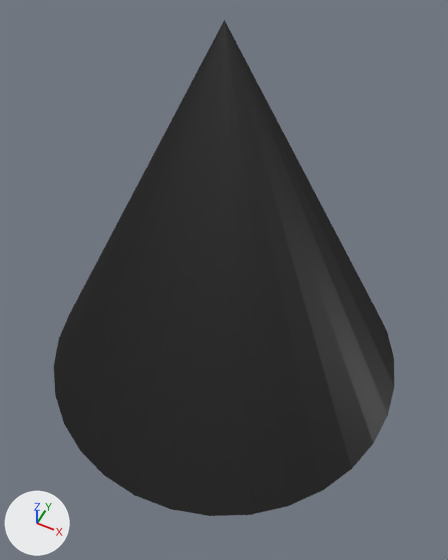
A saved change to the Blender file Assets/Models/Spike.blend.
Both versions are drawn from a camera (50 mm lens) standing at (0.97, -1.94, 2.03) and looking at (0.06, -0.12, -0.24). Lighting does not change. The marker at lower left points along +X, +Y and +Z.

Names of what the first picture shows: 'Spike'.
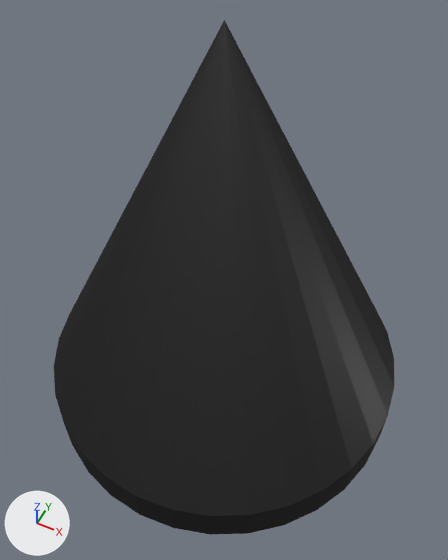
The newer file is also turned or shifted as a whole; pictures and numbers use the older file's frame.

Diff of the bpy script that builds the scene:
```diff
--- a/Assets/Models/Spike.blend.py
+++ b/Assets/Models/Spike.blend.py
@@ me_spike @@
 # used by ob_spike; location = (0.0, 0.0, 0.0)
-me_spike.from_pydata(...)  # 33 vertices, 33 faces; spans x -1.0..1.0, y -1.0..1.0, z -1.0..1.0
+me_spike.from_pydata(...)  # 65 vertices, 65 faces; spans x -1.0..1.0, y -1.0..1.0, z -1.25..1.0
+# me_spike part 1
+# 1 face is deleted
+# 32 new vertices lie (0.0, 0.0, -0.25) away from vertices in x -1.0..1.0, y -1.0..1.0, z -1.0
+# 33 new faces join them
 me_spike.materials.append(mat_spike_material)
```

Pixel boxes [x1, y1, x2, y2] of what changed, in the pictures (448 x 560 px):
'Spike', reshaped
    before: [54, 20, 394, 516]
    after: [54, 20, 394, 534]
part 1 of me_spike, built on (black)
    after: [64, 418, 387, 534]
